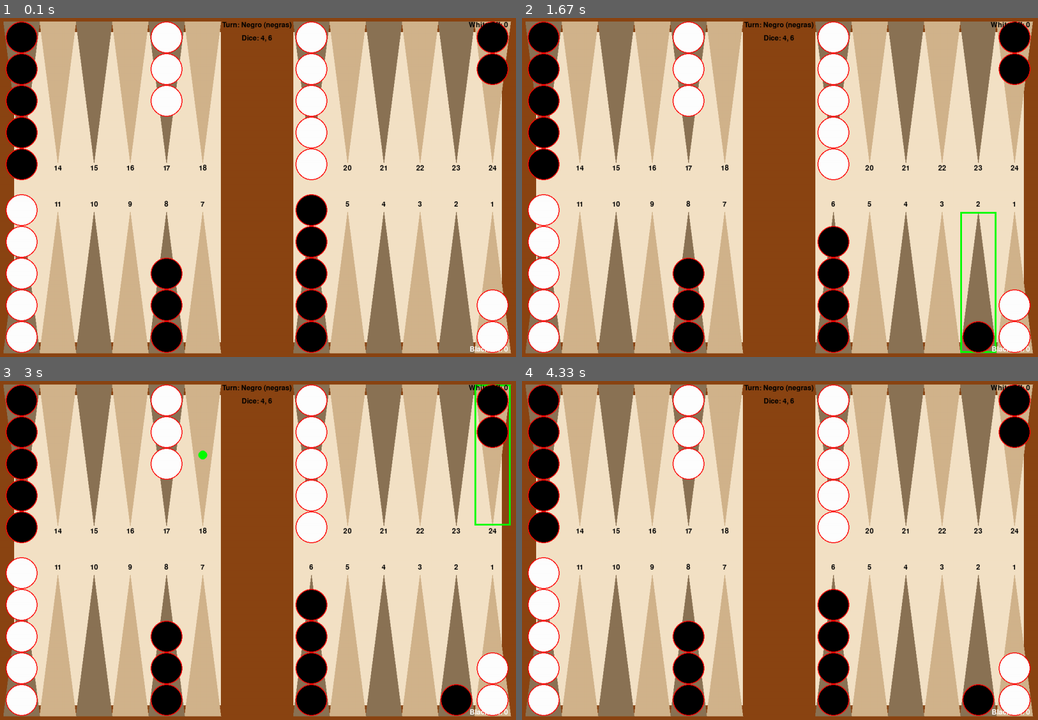
Above: before the commit, frames 1-4 (two rows, left to right).
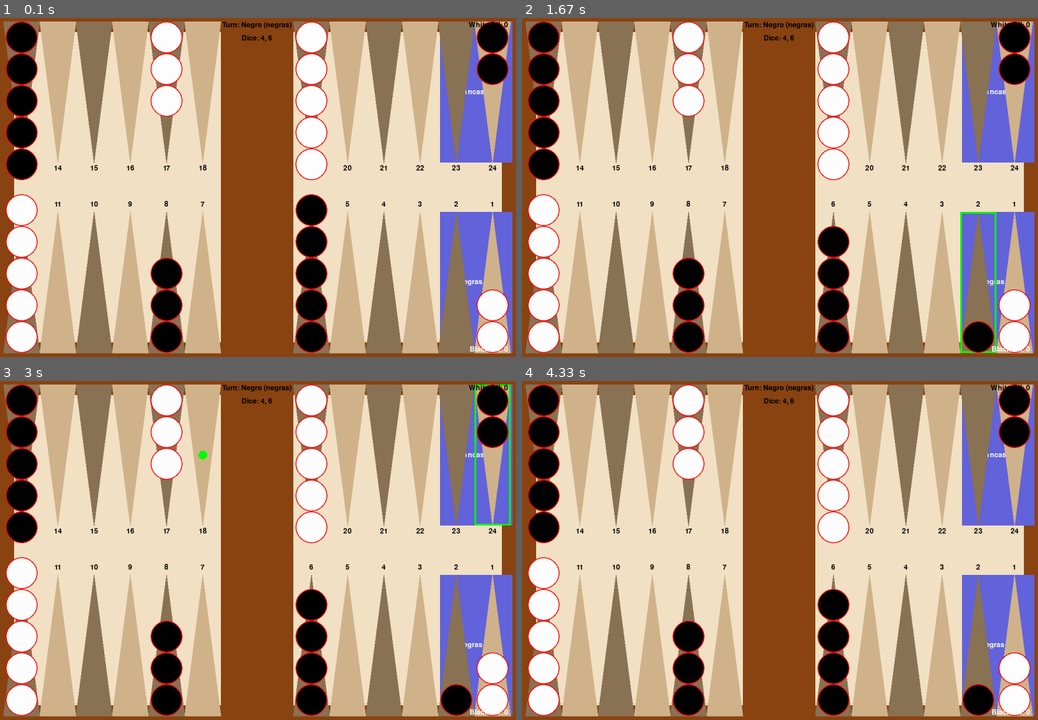
Above: after the commit, the same moments.

Repository: BarbozaFederico/back1
Game: pygame game, started from backgammon/pygame_ui/ui.py
Two runs of this game, one before a commit and one after it. Both use one fixed random seed, a clock stepped at 60 frames per second and the inputs below.
Inputs (mouse positions are in pixels of both pictures, inside the frame that each line leads up to):
- Up to frame 1 (0.1 s): no input
- Up to frame 2 (1.67 s): click (996, 282) at 0.38 s, where only the run after the commit has a clickable "Negras Off"; click (831, 265) at 0.72 s; click (976, 282) at 1.05 s, where only the run after the commit has a clickable "Negras Off"; click (976, 309) at 1.38 s
- Up to frame 3 (3 s): click (134, 479) at 1.72 s; click (20, 455) at 2.05 s; click (242, 489) at 2.38 s; click (490, 455) at 2.72 s, where only the run after the commit has a clickable "Blancas Off"
- Up to frame 4 (4.33 s): click (965, 642) at 3.05 s; click (945, 540) at 3.38 s; click (965, 618) at 3.72 s; click (625, 482) at 4.05 s

The runs differ from the first frame. In frame 1, 5.7% of the frame differs, in the area x 85-100%, y 1-99%; in frame 2, 5.6%; in frame 3, 5.5%; in frame 4, 5.7%.

Commit message:
Feat: Implementa la funcionalidad de "bearing off" en la UI de Pygame
Este commit introduce la funcionalidad de "bearing off", permitiendo a los jugadores sacar fichas del tablero durante la fase final del juego.

Cambios clave:
- Se ha definido y dibujado un área de "bear-off" en la interfaz de Pygame para cada jugador.
- Se ha actualizado la lógica de la UI (`_handle_click`, `_attempt_move`, `_get_possible_dests`, `_draw_checkers`) para gestionar la selección de fichas y la ejecución de movimientos de "bear-off".
- El destino de un movimiento de "bear-off" se representa internamente como `'bear_off'` y se traduce a `None` para el motor del juego.
- Se ha añadido una nueva prueba unitaria (`test_bear_off_move`) para verificar la funcionalidad de "bear-off", incluyendo la configuración del tablero, la simulación de clics y la validación del estado final.
- Se ha corregido una aserción en la nueva prueba para reflejar con precisión el estado del tablero después de un movimiento de "bear-off".

Diff:
--- a/backgammon/pygame_ui/ui.py
+++ b/backgammon/pygame_ui/ui.py
@@ -41,8 +41,10 @@
         self.selected_point = None
         self.point_rects = [None] * 24
         self.bar_rects = {}
+        self.bear_off_rects = {}
         self._calculate_point_rects()
         self._calculate_bar_rects()
+        self._calculate_bear_off_rects()
         self.used_dice = []
         self.possible_moves = []
         self.possible_dests = []
@@ -56,6 +58,13 @@
         bar_x = self.board_edge + 6 * self.point_width
         self.bar_rects['blancas'] = pygame.Rect(bar_x, 0, self.bar_width, HEIGHT / 2)
         self.bar_rects['negras'] = pygame.Rect(bar_x, HEIGHT / 2, self.bar_width, HEIGHT / 2)
+
+    def _calculate_bear_off_rects(self):
+        """Calculates the clickable rects for each player's bear-off area."""
+        bear_off_width = self.point_width * 2 # Make it wide enough to be clickable
+        bear_off_x = WIDTH - self.board_edge - bear_off_width
+        self.bear_off_rects['blancas'] = pygame.Rect(bear_off_x, self.board_edge, bear_off_width, self.point_height)
+        self.bear_off_rects['negras'] = pygame.Rect(bear_off_x, HEIGHT - self.board_edge - self.point_height, bear_off_width, self.point_height)
 
     def _setup_game(self):
         """Sets up the players and starts the game."""
@@ -107,9 +116,14 @@
             pygame.draw.rect(self.screen, GREEN, rect, 4)
 
         # Highlight possible destinations
-        for dest_idx in self.possible_dests:
-            rect = self.point_rects[dest_idx]
-            pygame.draw.circle(self.screen, GREEN, rect.center, self.checker_radius * 0.3)
+        for dest in self.possible_dests:
+            if dest == 'bear_off':
+                player_color = self.game.get_current_player().get_color()
+                rect = self.bear_off_rects[player_color]
+                pygame.draw.rect(self.screen, GREEN, rect, 4) # Highlight the whole area
+            else:
+                rect = self.point_rects[dest]
+                pygame.draw.circle(self.screen, GREEN, rect.center, self.checker_radius * 0.3)
 
         # Draw checkers on points
         for point_idx, checkers in enumerate(self.game.board.points):
@@ -188,6 +202,13 @@
         bar_x = self.board_edge + 6 * self.point_width
         pygame.draw.rect(self.screen, frame_color, (bar_x, 0, self.bar_width, HEIGHT))
 
+        # Draw bear-off areas
+        bear_off_color = (100, 100, 220, 128) # A semi-transparent blue
+        for color, rect in self.bear_off_rects.items():
+            pygame.draw.rect(self.screen, bear_off_color, rect)
+            text = self.font.render(f"{color.capitalize()} Off", True, WHITE)
+            self.screen.blit(text, (rect.centerx - text.get_width() / 2, rect.centery - text.get_height() / 2))
+
         # Points colors
         color1 = (210, 180, 140)  # Tan
         color2 = (139, 115, 85)   # Tan4
@@ -223,6 +244,13 @@
                 return i
         return None
 
+    def _get_bear_off_from_pos(self, pos):
+        """Checks if the mouse click is on a valid bear-off area."""
+        player = self.game.get_current_player()
+        if self.bear_off_rects[player.get_color()].collidepoint(pos):
+            return 'bear_off'
+        return None
+
     def _get_possible_dests(self, source):
         """Get all possible destination points for a selected source."""
         dests = []
@@ -231,14 +259,17 @@
         for option in self.possible_moves:
             for paso in option.secuencia:
                 if paso.desde == start_point:
-                    if paso.hasta is not None:
+                    if paso.hasta is None: # Bear-off move
+                        dests.append('bear_off')
+                    else:
                         dests.append(paso.hasta)
         return list(set(dests))
 
-    def _attempt_move(self, source, dest_idx):
+    def _attempt_move(self, source, destination):
         """Finds the correct PasoMovimiento, applies it, and updates the turn state."""
         player = self.game.get_current_player()
         start_idx = None if source == 'bar' else source
+        dest_idx = None if destination == 'bear_off' else destination
 
         # Find a legal move that matches the selected start/end and an available die
         move_to_apply = None
@@ -299,6 +330,14 @@
         """Handles a mouse click on the board."""
         player = self.game.get_current_player()
         clicked_point = self._get_point_from_pos(pos)
+        clicked_bear_off = self._get_bear_off_from_pos(pos)
+
+        # Handle a click on a destination (point or bear_off)
+        if self.selected_source is not None:
+            destination = clicked_point if clicked_point is not None else clicked_bear_off
+            if destination in self.possible_dests:
+                self._attempt_move(self.selected_source, destination)
+                return
 
         # Priority 1: Handle moves from the bar
         if self.game.board.jugador_tiene_en_barra(player):
--- a/tests/test_ui.py
+++ b/tests/test_ui.py
@@ -63,3 +63,48 @@
     # - The selection state is reset.
     assert ui.selected_source is None
     assert not ui.possible_dests
+
+def test_bear_off_move(monkeypatch, mock_pygame):
+    """Test bearing off a checker."""
+    monkeypatch.setattr('backgammon.pygame_ui.ui.pygame', mock_pygame)
+    ui = PygameUI()
+    game = ui.game
+    player = game.get_current_player() # Assume it's White
+
+    # 1. Setup the board for bear-off: all checkers in the home board.
+    # We'll place one checker on point 23 (index 22) and the rest elsewhere in home.
+    game.board.points = [[] for _ in range(24)] # Clear the board
+    player_checkers = player.get_checkers()
+    game.board.place_checker(player_checkers[0], 22) # Point 23
+    for i in range(1, 15):
+        game.board.place_checker(player_checkers[i], 18 + (i % 5)) # Other home points
+
+    # 2. Set dice to a roll that allows bearing off from point 23 (e.g., a 2 or more).
+    # White moves from high to low, but direction is positive. home_points: 18-23. Entry -1.
+    # A roll of 2 from point 23 (index 22) means 22 + 2 = 24, which is off.
+    game.dice.set_values((2, 1))
+    ui.possible_moves = game.board.enumerar_opciones_legales(player, ui._get_current_dice())
+
+    # 3. Simulate the player's actions:
+    # - First click: select the checker on point 23.
+    monkeypatch.setattr(ui, '_get_point_from_pos', lambda pos: 22)
+    ui._handle_click((200, 200)) # Position doesn't matter
+
+    # Check that the source is selected and 'bear_off' is a possible destination
+    assert ui.selected_source == 22
+    assert 'bear_off' in ui.possible_dests
+
+    # - Second click: click on the bear-off area.
+    monkeypatch.setattr(ui, '_get_point_from_pos', lambda pos: None) # Click is not on a point
+    ui.bear_off_rects[player.get_color()] = Mock(collidepoint=lambda pos: True)
+    ui._handle_click((300, 300)) # Position doesn't matter
+
+    # 4. Assert the game state has changed as expected:
+    # - The checker is no longer on the board.
+    assert player_checkers[0] not in game.board.points[22]
+    # - The checker is in the borne_off list.
+    assert player_checkers[0] in game.board.get_borne_off(player.get_color())
+    # - The used dice includes 2.
+    assert 2 in ui.used_dice
+    # - The selection state is reset.
+    assert ui.selected_source is None
